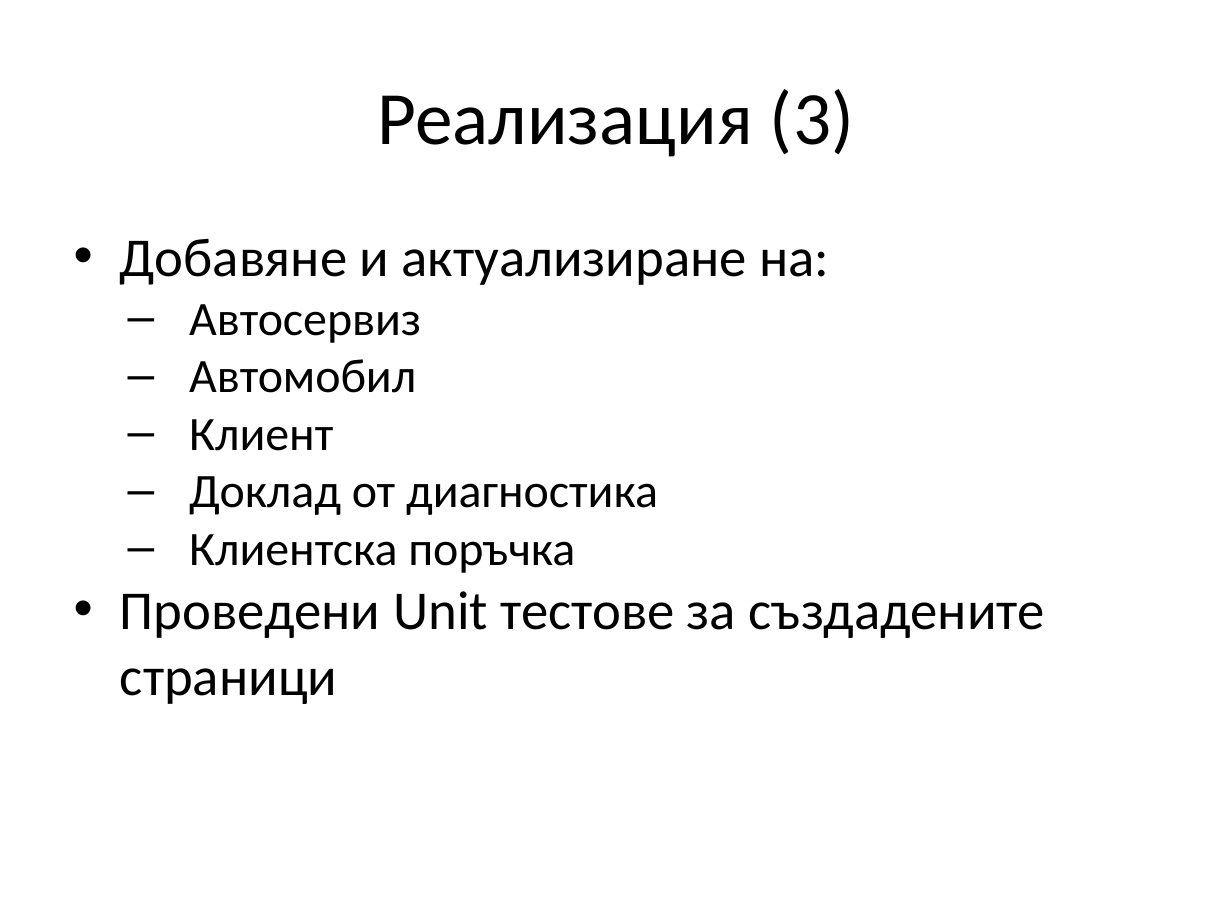
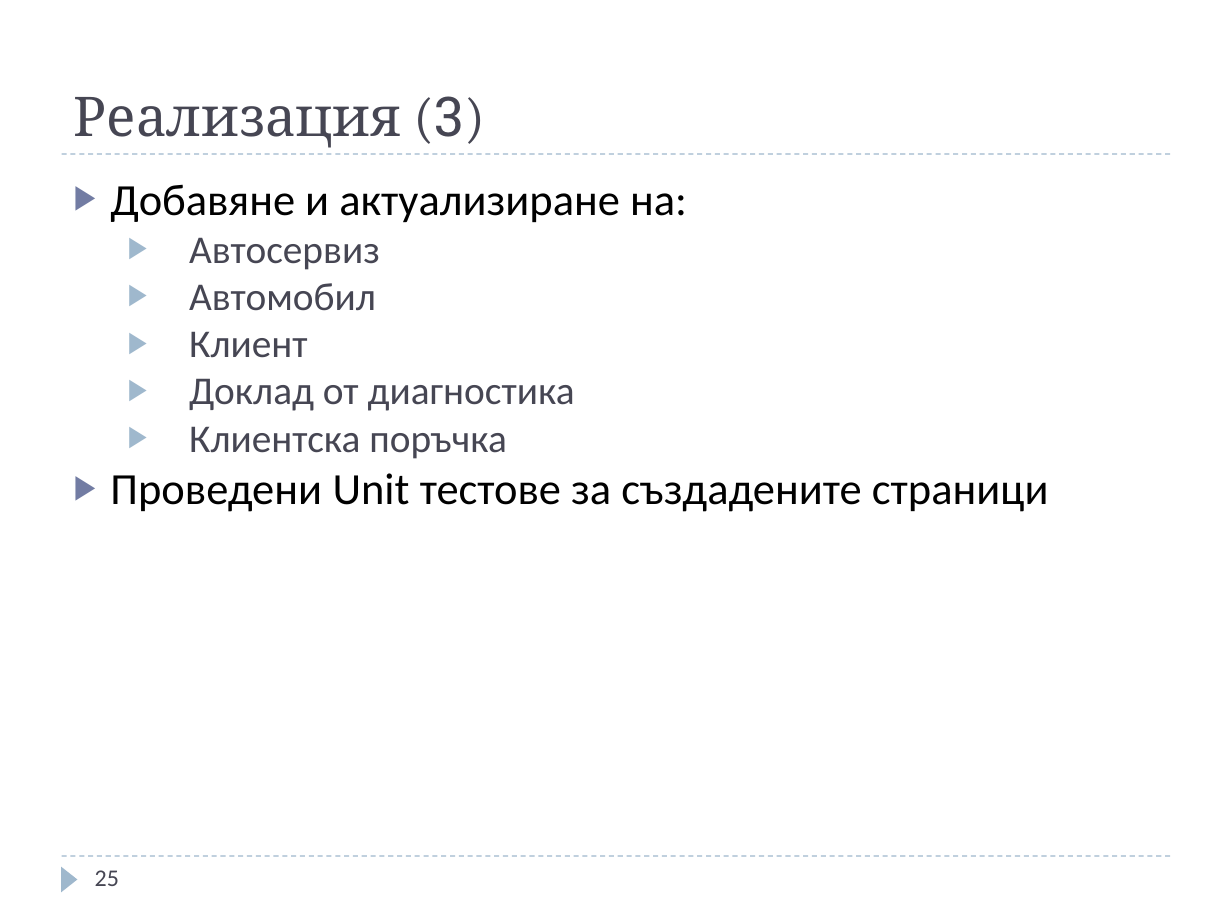
Before and after one commit to jasimcse/team2-strawberry, a slide deck: slide 25 of prezentaciq/venci.ppt. Drawn at 1232x924 pixels with LibreOffice and Linux fonts; fonts in the diff are those of the drawing. Boxes give left, top, right and bottom in pixels: in the first picture for what was removed or moved away, otherwise in the second. Text is boxed around its words. In the diff, an @@ line names an element or a change of style, - is before the commit and + after.

```diff
--- a/prezentaciq/venci.ppt
+++ b/prezentaciq/venci.ppt
@@ title "Реализация (3)": place and size @@
-title "Реализация (3)" at box(378, 89, 854, 157)
+title "Реализация (3)" at box(74, 96, 485, 148)
@@ title "Реализация (3)" at box(74, 96, 485, 148): size 44 to 32 pt, font Calibri to Cambria, text colour #000000 to #464653; font Calibri to Roboto Slab in "(3)"; alignment centre to left; vertical alignment middle to bottom @@
@@ text "Добавяне и актуализиране на:": place and size @@
-text "Добавяне и актуализиране на:" at box(120, 238, 1045, 704)
+text "Добавяне и актуализиране на:" at box(110, 184, 1049, 512)
@@ text "Добавяне и актуализиране на:" at box(110, 184, 1049, 512): size 32 to 26 pt in "Добавяне и актуализиране на:", "Проведени Unit тестове за създадените страници"; size 28 to 23 pt, text colour #000000 to #464653 in "Автосервиз", "Автомобил", "Клиент", "Доклад от диагностика" and 1 more places; bullet • to ▶; bullet colour #000000 to #727CA3; bullet – to ▶; bullet colour #000000 to #9FB8CD @@
@@ line added from (62, 154) to (1170, 154), #9FB8CD 0.74 pt dashed @@
@@ line added from (62, 856) to (1170, 856), #9FB8CD 0.74 pt dashed @@
@@ triangle added at box(62, 866, 78, 892), fill #9FB8CD @@
@@ page number added at box(95, 870, 119, 886), 14 pt, text #464653 @@
+25
```
Also in this commit, not shown: 37 other slides changed, 1 slide added, 1 slide removed.
